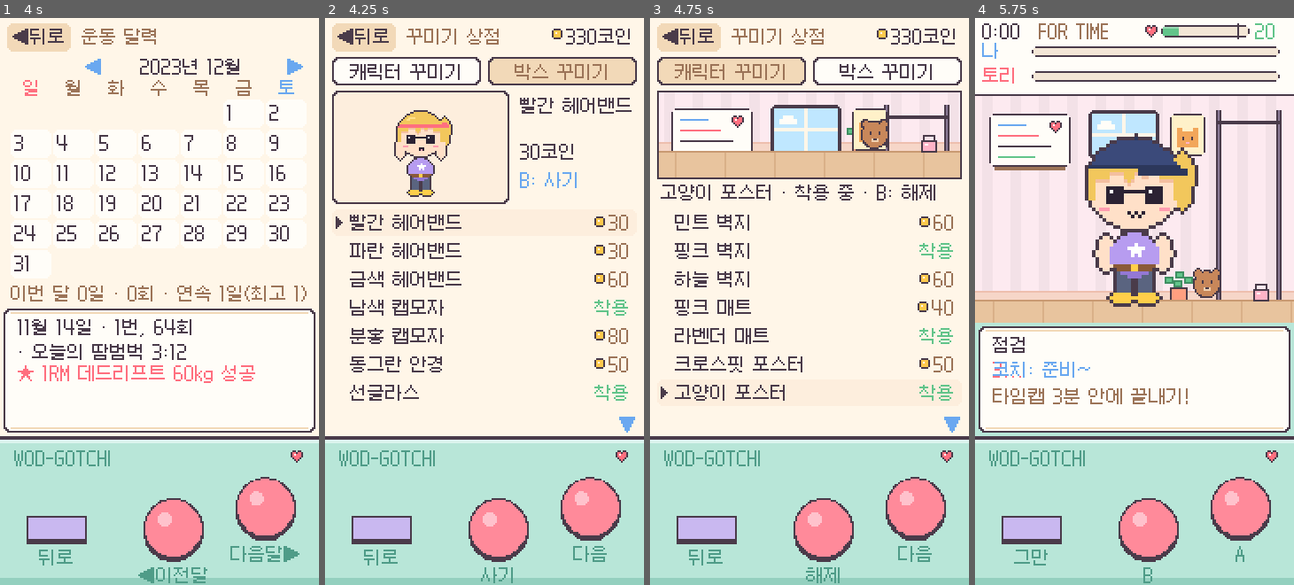
Above: before the commit, frames 1-4 (left to right).
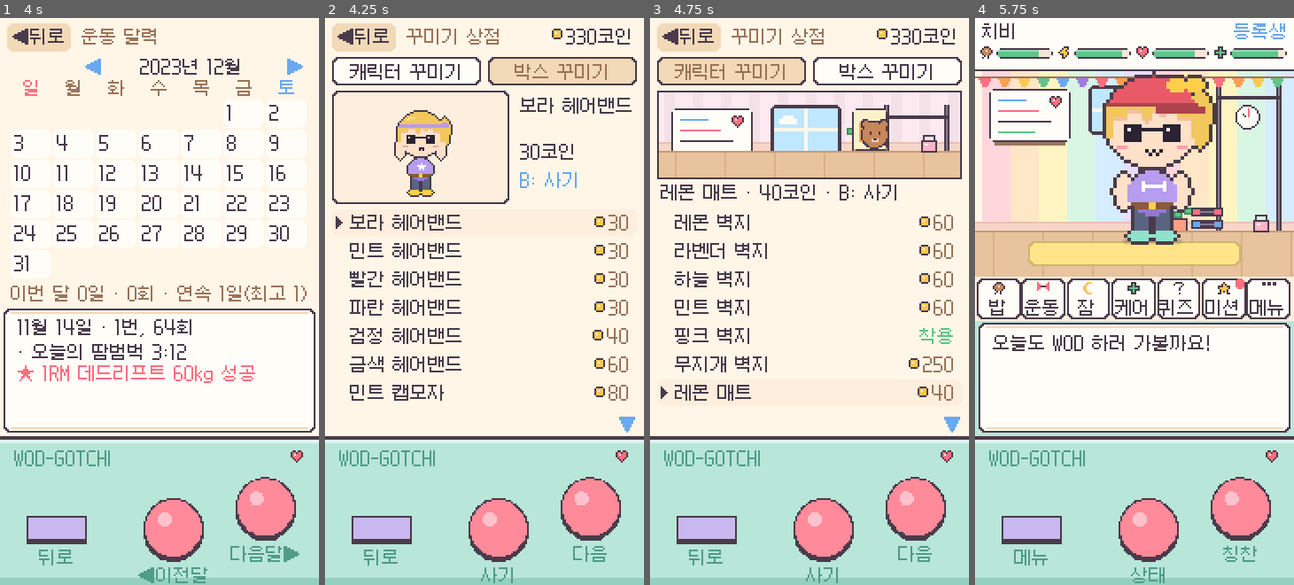
Above: after the commit, the same moments.

Repository: youngjungcho/WOD-GOTCHI
Game: Godot game, scene res://tests/LayoutShot.tscn
Same seed, same stepped clock (60 frames per second), same inputs: the game is played once before the commit and once after it. This scene is started directly instead of the project's main scene.
Inputs (mouse positions are in pixels of both pictures, inside the frame that each line leads up to):
- Up to frame 1 (4 s): tap Enter at 0.5, 2.1 s; move the mouse to (229, 273) at 0.52 s; hold Right 0.53-1.28 s; tap Z at 0.6 s; click (229, 273) at 0.67 s; tap Space at 0.77, 1.52, 3.02, 3.5, 3.77 s; move the mouse to (95, 329) at 1.27 s; hold Down 1.28-2.03 s; tap X at 1.35 s; move the mouse to (191, 176) at 2.02 s; hold Right 2.03-2.78 s; move the mouse to (143, 414) at 2.77 s; hold Up 2.78-3.53 s; tap Tab at 2.85 s; click (143, 414) at 2.92 s; move the mouse to (255, 386) at 3.52 s; hold Left from 3.53 s (still down); tap C at 3.6 s
- Up to frame 2 (4.25 s): keep holding Left
- Up to frame 3 (4.75 s): keep holding Left; move the mouse to (713, 216) at 4.27 s; tap Z at 4.35 s; tap Space at 4.52 s
- Up to frame 4 (5.75 s): move the mouse to (1150, 301) at 5.02 s; release Left at 5.03 s; hold Down from 5.03 s (still down); tap X at 5.1 s; click (1150, 301) at 5.17 s

Frame 1 is identical in both runs. In frame 2, 2.5% of the frame differs, in the area x 7-95%, y 14-68%; in frame 3, 3.2%; in frame 4, 45%, in the area x 0-100%, y 0-100%.

Commit message:
상점 아이템 54종으로 확장
- 캐릭터: 헤어밴드·캡모자·운동화 색 추가, 덤벨·플러스 로고, 헤드폰, 리본, 금메달 목걸이
- 박스: 라벤더·레몬·무지개 벽지, 하늘·레몬 매트, 하트·PR! 포스터, 고양이 인형·덤벨 세트·물병, 가랜드 2종, 벽시계
- 상점 목록을 종류별로 묶고 가격순 정렬

Co-Authored-By: Claude Opus 5.5 <noreply@anthropic.com>

Diff:
--- a/scripts/chibi.gd
+++ b/scripts/chibi.gd
@@ -11,7 +11,7 @@
 const GY := 44  # 캐릭터 y=0이 그리드의 몇 번째 칸인지
 
 # 칸 색 코드
-enum { NONE, K, SK, SKS, HR, HRH, OF, OFS, PT, SH, EY, WH, BL, BAND, BELT, GOLD, CAPE, SWEAT, MAT, JEWEL, SIL, CAP, CAPS }
+enum { NONE, K, SK, SKS, HR, HRH, OF, OFS, PT, SH, EY, WH, BL, BAND, BELT, GOLD, CAPE, SWEAT, MAT, JEWEL, SIL, CAP, CAPS, PHONE, BOW, RED_RIBBON, BLUE_RIBBON }
 
 const HANG_HAND_Y := -4  # 매달리기 자세에서 손(봉) 높이
 
@@ -25,6 +25,8 @@
 	"heart": [Vector2i(14, 0), Vector2i(15, 0), Vector2i(17, 0), Vector2i(18, 0), Vector2i(14, 1), Vector2i(15, 1), Vector2i(16, 1), Vector2i(17, 1), Vector2i(18, 1), Vector2i(15, 2), Vector2i(16, 2), Vector2i(17, 2), Vector2i(16, 3)],
 	"star": [Vector2i(16, 0), Vector2i(14, 1), Vector2i(15, 1), Vector2i(16, 1), Vector2i(17, 1), Vector2i(18, 1), Vector2i(15, 2), Vector2i(16, 2), Vector2i(17, 2), Vector2i(15, 3), Vector2i(17, 3)],
 	"bolt": [Vector2i(17, 0), Vector2i(16, 1), Vector2i(15, 2), Vector2i(16, 2), Vector2i(17, 2), Vector2i(16, 3), Vector2i(15, 4)],
+	"dumbbell": [Vector2i(13, 0), Vector2i(19, 0), Vector2i(13, 1), Vector2i(14, 1), Vector2i(15, 1), Vector2i(16, 1), Vector2i(17, 1), Vector2i(18, 1), Vector2i(19, 1), Vector2i(13, 2), Vector2i(19, 2)],
+	"plus": [Vector2i(16, 0), Vector2i(15, 1), Vector2i(16, 1), Vector2i(17, 1), Vector2i(16, 2)],
 }
 
 
@@ -145,6 +147,8 @@
 		GOLD: Color("ffcf4a"), CAPE: Color(style.get("cape", "ff7b8a")), SWEAT: Color("8fd3ff"), MAT: Color("9fe3d0"),
 		JEWEL: Color("ff5a6e"), SIL: style.get("sil", Color.BLACK),
 		CAP: Color(style.get("cap", "3b4a7a")), CAPS: Color(style.get("cap", "3b4a7a")).darkened(0.25),
+		PHONE: Color(style.get("headphones", "ff9db0")), BOW: Color(style.get("bow", "ff6f7f")),
+		RED_RIBBON: Color("ff6f7f"), BLUE_RIBBON: Color("6aa8f0"),
 	}
 	var img := Image.create(GW, GH, false, Image.FORMAT_RGBA8)
 	for i in g.px.size():
@@ -311,6 +315,19 @@
 		g.swap_in(0, 8 + y0, 32, 10 + y0, [HR, HRH, SK, SKS], BAND)
 		g.rect(28, 7 + y0, 3, 2, BAND)
 		g.put(30, 9 + y0, BAND)
+	if style.has("headphones"):
+		# 머리 위 밴드와 양쪽 귀 덮개
+		for x in range(5, 27):
+			var dx := (x + 0.5 - 16.0) / 11.0
+			var y := int(round(1.0 + 4.0 * dx * dx)) + y0
+			g.put(x, y, PHONE)
+			g.put(x, y - 1, PHONE)
+		g.ell(3.5, 14 + y0, 2.6, 4.2, PHONE)
+		g.ell(28.5, 14 + y0, 2.6, 4.2, PHONE)
+	if style.has("bow"):
+		g.ell(23, 3 + y0, 2.6, 2.2, BOW)
+		g.ell(28, 3 + y0, 2.6, 2.2, BOW)
+		g.ell(25.5, 3 + y0, 1.2, 1.2, BOW)
 	if style.get("crown", false):
 		g.rect(10, -1 + y0, 12, 3, GOLD)
 		for x in [10, 13, 18, 21]:
@@ -341,6 +358,14 @@
 				g.put(ex, 14 + y0 + j, EY)
 				g.put(ex + 4, 14 + y0 + j, EY)
 		g.rect(13, 16 + y0, 6, 1, EY)
+	if style.get("medal", false) and arms != "cross":
+		var my := int(ty)
+		g.put(14, my - 5, RED_RIBBON)
+		g.put(15, my - 4, RED_RIBBON)
+		g.put(18, my - 5, BLUE_RIBBON)
+		g.put(17, my - 4, BLUE_RIBBON)
+		g.rect(15, my - 3, 3, 3, GOLD)
+		g.put(16, my - 2, JEWEL)
 	if style.get("shades", false):
 		g.rect(8, 14 + y0, 5, 5, EY)
 		g.rect(19, 14 + y0, 5, 5, EY)
--- a/scripts/pal.gd
+++ b/scripts/pal.gd
@@ -119,9 +119,13 @@
 	# 벽지 줄무늬
 	var stripe := Color("fdeedd") if not room.has("wall") else wall_col.darkened(0.04)
 	var x := r.position.x + 4
+	var rainbow := [Color("ffd6dc"), Color("ffe6c7"), Color("fff5c2"), Color("d9f5e4"), Color("d6ecff"), Color("e8dcff")]
+	var k := 0
 	while x < r.end.x:
-		ci.draw_rect(Rect2(x, wall.position.y, 6, wall.size.y), stripe)
+		var sc: Color = rainbow[k % rainbow.size()] if room.get("rainbow", false) else stripe
+		ci.draw_rect(Rect2(x, wall.position.y, 6 if not room.get("rainbow", false) else 16, wall.size.y), sc)
 		x += 16
+		k += 1
 	# 걸레받이
 	ci.draw_rect(Rect2(r.position.x, floor_y - 5, r.size.x, 5), Color("f6d6c8"))
 	ci.draw_rect(Rect2(r.position.x, floor_y - 5, r.size.x, 1), Color("eebfae"))
@@ -179,9 +183,42 @@
 	ci.draw_rect(Rect2(kb + Vector2(8, 0), Vector2(1, 4)), INK)
 
 
-## 상점에서 산 포스터·소품.
+## 상점에서 산 포스터·소품·가랜드·시계.
 static func _room_extras(ci: CanvasItem, r: Rect2, floor_y: float, room: Dictionary) -> void:
+	# 가랜드: 벽 위쪽을 가로지르는 삼각 깃발
+	if room.has("garland"):
+		var cols := [PINK, MINT, YELLOW, Color("cbb8f5")] if room.garland == "pastel" else [RED, Color("ff9f50"), YELLOW, GREEN, BLUE, Color("a07ce8")]
+		ci.draw_rect(Rect2(r.position.x, r.position.y + 3, r.size.x, 1), DARK)
+		var fx := r.position.x + 2
+		var i := 0
+		while fx < r.end.x - 4:
+			var c: Color = cols[i % cols.size()]
+			for j in 5:
+				ci.draw_rect(Rect2(fx + j * 0.5, r.position.y + 4 + j, 7 - j, 1), c)
+			fx += 11
+			i += 1
+	# 벽시계 (풀업 리그 안쪽 벽)
+	if room.get("clock", false):
+		var cc := Vector2(r.end.x - 26, r.position.y + 26)
+		ci.draw_circle(cc, 7, INK)
+		ci.draw_circle(cc, 6, WHITE)
+		var hr := GameState.local_hour() % 12
+		var a := hr / 12.0 * TAU - PI / 2
+		ci.draw_line(cc, cc + Vector2(cos(a), sin(a)) * 3.5, INK, 1.0)
+		ci.draw_line(cc, cc + Vector2(0, -5), RED, 1.0)
 	match room.get("poster", ""):
+		"heart":
+			var p := Rect2(r.position.x + 110, r.position.y + 10, 20, 24)
+			round_rect(ci, p, INK)
+			ci.draw_rect(p.grow(-1), Color("ffe3ea"))
+			icon(ci, p.position + Vector2(7, 8), "heart", 1)
+			icon(ci, p.position + Vector2(3, 3), "heart", 1)
+		"pr":
+			var p := Rect2(r.position.x + 108, r.position.y + 10, 24, 22)
+			round_rect(ci, p, INK)
+			ci.draw_rect(p.grow(-1), YELLOW)
+			text_center(ci, Rect2(p.position.x, p.position.y + 3, p.size.x, 12), "PR!", RED)
+			ci.draw_rect(Rect2(p.position.x + 4, p.end.y - 5, p.size.x - 8, 1), RED)
 		"cf":
 			var p := Rect2(r.position.x + 110, r.position.y + 10, 20, 26)
 			round_rect(ci, p, INK)
@@ -203,6 +240,31 @@
 			ci.draw_rect(Rect2(c + Vector2(-1, 2), Vector2(2, 1)), PINK)
 	var dx := r.end.x - 56  # 왼쪽은 은퇴한 코치 자리
 	match room.get("deco", ""):
+		"cat":
+			var b := Vector2(dx + 7, floor_y - 8)
+			ci.draw_rect(Rect2(b + Vector2(-7, -9), Vector2(4, 4)), INK)
+			ci.draw_rect(Rect2(b + Vector2(3, -9), Vector2(4, 4)), INK)
+			ci.draw_circle(b, 7, INK)
+			ci.draw_circle(b, 6, Color("f2a65a"))
+			ci.draw_rect(Rect2(b + Vector2(-6, -8), Vector2(2, 3)), Color("f2a65a"))
+			ci.draw_rect(Rect2(b + Vector2(4, -8), Vector2(2, 3)), Color("f2a65a"))
+			ci.draw_rect(Rect2(b + Vector2(-3, -2), Vector2(1, 2)), INK)
+			ci.draw_rect(Rect2(b + Vector2(2, -2), Vector2(1, 2)), INK)
+			ci.draw_rect(Rect2(b + Vector2(-1, 1), Vector2(2, 1)), PINK)
+		"dumbbells":
+			for i in 2:
+				var b := Vector2(dx - 2, floor_y - 6 - i * 7)
+				ci.draw_rect(Rect2(b, Vector2(18, 5)), INK)
+				ci.draw_rect(Rect2(b + Vector2(1, 1), Vector2(4, 3)), [BLUE, RED][i])
+				ci.draw_rect(Rect2(b + Vector2(13, 1), Vector2(4, 3)), [BLUE, RED][i])
+				ci.draw_rect(Rect2(b + Vector2(5, 2), Vector2(8, 1)), Color("8a7a96"))
+		"bottle":
+			var b := Vector2(dx + 4, floor_y - 18)
+			ci.draw_rect(Rect2(b + Vector2(2, 0), Vector2(4, 3)), INK)
+			ci.draw_rect(Rect2(b + Vector2(0, 3), Vector2(8, 15)), INK)
+			ci.draw_rect(Rect2(b + Vector2(1, 4), Vector2(6, 13)), Color("bfe7ff"))
+			ci.draw_rect(Rect2(b + Vector2(1, 9), Vector2(6, 8)), Color("6aa8f0"))
+			ci.draw_rect(Rect2(b + Vector2(2, 5), Vector2(1, 3)), WHITE)
 		"trophy":
 			var b := Vector2(dx, floor_y - 16)
 			ci.draw_rect(Rect2(b + Vector2(1, 0), Vector2(12, 8)), INK)
--- a/scripts/shop.gd
+++ b/scripts/shop.gd
@@ -20,6 +20,22 @@
 	"belt": {"name": "리프팅 벨트", "price": 70, "tab": "wear", "slot": "waist", "style": {"belt": true}},
 	"logo_star": {"name": "별 티셔츠", "price": 40, "tab": "wear", "slot": "logo", "style": {"logo": "star"}},
 	"logo_bolt": {"name": "번개 티셔츠", "price": 40, "tab": "wear", "slot": "logo", "style": {"logo": "bolt"}},
+	"band_mint": {"name": "민트 헤어밴드", "price": 30, "tab": "wear", "slot": "head", "style": {"headband": "6fd6b8"}},
+	"band_purple": {"name": "보라 헤어밴드", "price": 30, "tab": "wear", "slot": "head", "style": {"headband": "b79cf0"}},
+	"band_black": {"name": "검정 헤어밴드", "price": 40, "tab": "wear", "slot": "head", "style": {"headband": "3a3a4a"}},
+	"cap_red": {"name": "빨간 캡모자", "price": 80, "tab": "wear", "slot": "head", "style": {"cap": "e85a68"}},
+	"cap_mint": {"name": "민트 캡모자", "price": 80, "tab": "wear", "slot": "head", "style": {"cap": "5cc4a6"}},
+	"cap_black": {"name": "검정 캡모자", "price": 90, "tab": "wear", "slot": "head", "style": {"cap": "333344"}},
+	"phones_pink": {"name": "분홍 헤드폰", "price": 120, "tab": "wear", "slot": "head", "style": {"headphones": "ff9db0"}},
+	"phones_black": {"name": "검정 헤드폰", "price": 120, "tab": "wear", "slot": "head", "style": {"headphones": "3a3a4a"}},
+	"bow_red": {"name": "빨간 리본", "price": 50, "tab": "wear", "slot": "hair", "style": {"bow": "ff6f7f"}},
+	"bow_yellow": {"name": "노란 리본", "price": 50, "tab": "wear", "slot": "hair", "style": {"bow": "ffcf4a"}},
+	"shoe_mint": {"name": "민트 운동화", "price": 50, "tab": "wear", "slot": "shoes", "style": {"shoe": "8fe3cc"}},
+	"shoe_pink": {"name": "분홍 운동화", "price": 50, "tab": "wear", "slot": "shoes", "style": {"shoe": "ffb3c7"}},
+	"shoe_blue": {"name": "파란 운동화", "price": 50, "tab": "wear", "slot": "shoes", "style": {"shoe": "6aa8f0"}},
+	"logo_dumbbell": {"name": "덤벨 티셔츠", "price": 50, "tab": "wear", "slot": "logo", "style": {"logo": "dumbbell"}},
+	"logo_plus": {"name": "플러스 티셔츠", "price": 40, "tab": "wear", "slot": "logo", "style": {"logo": "plus"}},
+	"medal": {"name": "금메달 목걸이", "price": 200, "tab": "wear", "slot": "neck", "style": {"medal": true}},
 	"wall_mint": {"name": "민트 벽지", "price": 60, "tab": "room", "slot": "wall", "room": {"wall": "e6f7f1"}},
 	"wall_pink": {"name": "핑크 벽지", "price": 60, "tab": "room", "slot": "wall", "room": {"wall": "fdeaf0"}},
 	"wall_sky": {"name": "하늘 벽지", "price": 60, "tab": "room", "slot": "wall", "room": {"wall": "e8f2fd"}},
@@ -30,12 +46,36 @@
 	"trophy": {"name": "트로피", "price": 120, "tab": "room", "slot": "deco", "room": {"deco": "trophy"}},
 	"bear": {"name": "곰돌이 인형", "price": 90, "tab": "room", "slot": "deco", "room": {"deco": "bear"}},
 	"plant_big": {"name": "큰 화분", "price": 70, "tab": "room", "slot": "deco", "room": {"deco": "plant"}},
+	"wall_lavender": {"name": "라벤더 벽지", "price": 60, "tab": "room", "slot": "wall", "room": {"wall": "f1ebfd"}},
+	"wall_lemon": {"name": "레몬 벽지", "price": 60, "tab": "room", "slot": "wall", "room": {"wall": "fff8d8"}},
+	"wall_rainbow": {"name": "무지개 벽지", "price": 250, "tab": "room", "slot": "wall", "room": {"wall": "fff6e8", "rainbow": true}},
+	"mat_sky": {"name": "하늘 매트", "price": 40, "tab": "room", "slot": "mat", "room": {"mat": "b5dcff"}},
+	"mat_lemon": {"name": "레몬 매트", "price": 40, "tab": "room", "slot": "mat", "room": {"mat": "ffe48a"}},
+	"poster_heart": {"name": "하트 포스터", "price": 50, "tab": "room", "slot": "poster", "room": {"poster": "heart"}},
+	"poster_pr": {"name": "PR! 포스터", "price": 70, "tab": "room", "slot": "poster", "room": {"poster": "pr"}},
+	"cat_plush": {"name": "고양이 인형", "price": 90, "tab": "room", "slot": "deco", "room": {"deco": "cat"}},
+	"dumbbells": {"name": "덤벨 세트", "price": 80, "tab": "room", "slot": "deco", "room": {"deco": "dumbbells"}},
+	"bottle": {"name": "물병", "price": 30, "tab": "room", "slot": "deco", "room": {"deco": "bottle"}},
+	"garland": {"name": "파스텔 가랜드", "price": 70, "tab": "room", "slot": "garland", "room": {"garland": "pastel"}},
+	"garland_rainbow": {"name": "무지개 가랜드", "price": 150, "tab": "room", "slot": "garland", "room": {"garland": "rainbow"}},
+	"clock": {"name": "벽시계", "price": 60, "tab": "room", "slot": "clock", "room": {"clock": true}},
 }
 
 
+const SLOT_ORDER := ["head", "hair", "eyes", "neck", "logo", "wrist", "waist", "legs", "shoes",
+	"wall", "mat", "poster", "garland", "clock", "deco"]
+
+
+## 탭의 아이템을 종류(칸)별로 묶고, 같은 종류 안에서는 싼 것부터.
 static func ids_in(tab: String) -> Array:
 	var out := []
 	for id in ITEMS:
 		if ITEMS[id].tab == tab:
 			out.append(id)
+	out.sort_custom(func(x, y):
+		var sx := SLOT_ORDER.find(ITEMS[x].slot)
+		var sy := SLOT_ORDER.find(ITEMS[y].slot)
+		if sx != sy:
+			return sx < sy
+		return int(ITEMS[x].price) < int(ITEMS[y].price))
 	return out
--- a/tests/layout_shot.gd
+++ b/tests/layout_shot.gd
@@ -53,6 +53,17 @@
 	main.pop_to_root()
 	await get_tree().create_timer(0.3).timeout
 	await _shot("phone_home_decorated")
+	# 새 아이템 입혀 보기
+	GameState.data.coins = 3000
+	for id in ["phones_pink", "bow_yellow", "medal", "logo_dumbbell", "shoe_mint", "wall_rainbow", "garland_rainbow", "clock", "poster_pr", "dumbbells", "mat_lemon"]:
+		print("buy ", id, " '", GameState.buy(id), "'")
+	await get_tree().create_timer(0.3).timeout
+	await _shot("phone_home_new_items")
+	GameState.toggle_equip("phones_pink")
+	GameState.toggle_equip("medal")
+	GameState.buy("cap_red")
+	await get_tree().create_timer(0.2).timeout
+	await _shot("phone_home_new_items2")
 	# 배경음악
 	Sfx.bgm("home")
 	await get_tree().create_timer(0.2).timeout
Not shown, changed: docs/GAME_DESIGN.md
